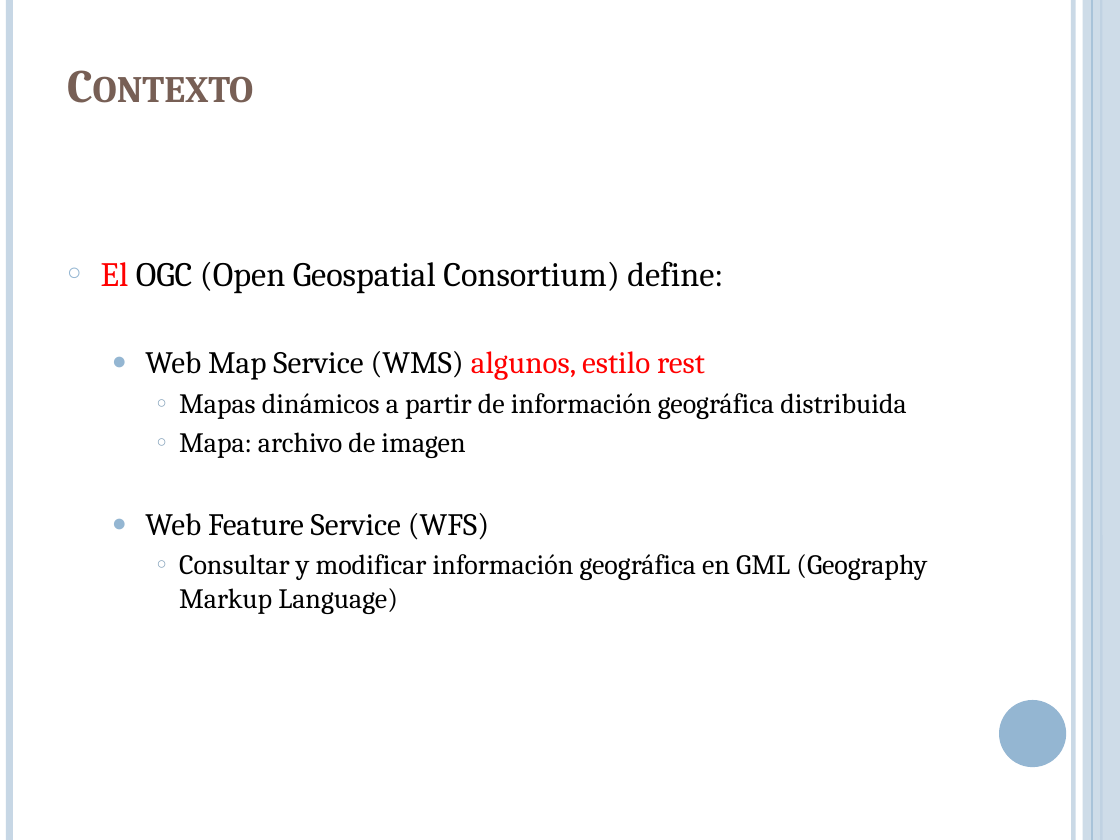
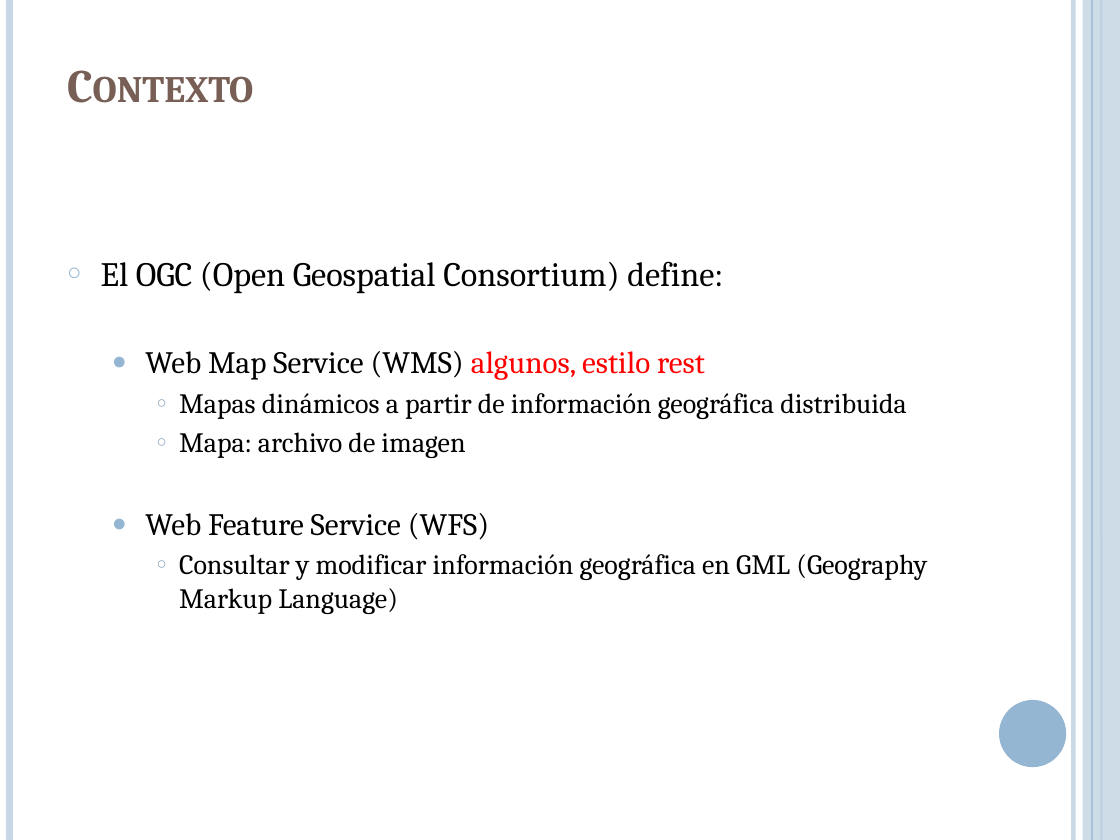
Before and after one commit to lcpaso1/integracion-gis-pge, a slide deck: slide 6 of Presentacion.pptx. Drawn at 1120x840 pixels with LibreOffice and Linux fonts; fonts in the diff are those of the drawing. Boxes give left, top, right and bottom in pixels: in the first picture for what was removed or moved away, otherwise in the second. Text is boxed around its words. In the diff, an @@ line names an element or a change of style, - is before the commit and + after.

```diff
--- a/Presentacion.pptx
+++ b/Presentacion.pptx
@@ text at (x1=101, y1=261, x2=723, y2=293): text colour #FF0000 to #000000 in "El" @@
```
Also in this commit, not shown: 5 other slides changed, 7 slides added, 2 slides removed.
